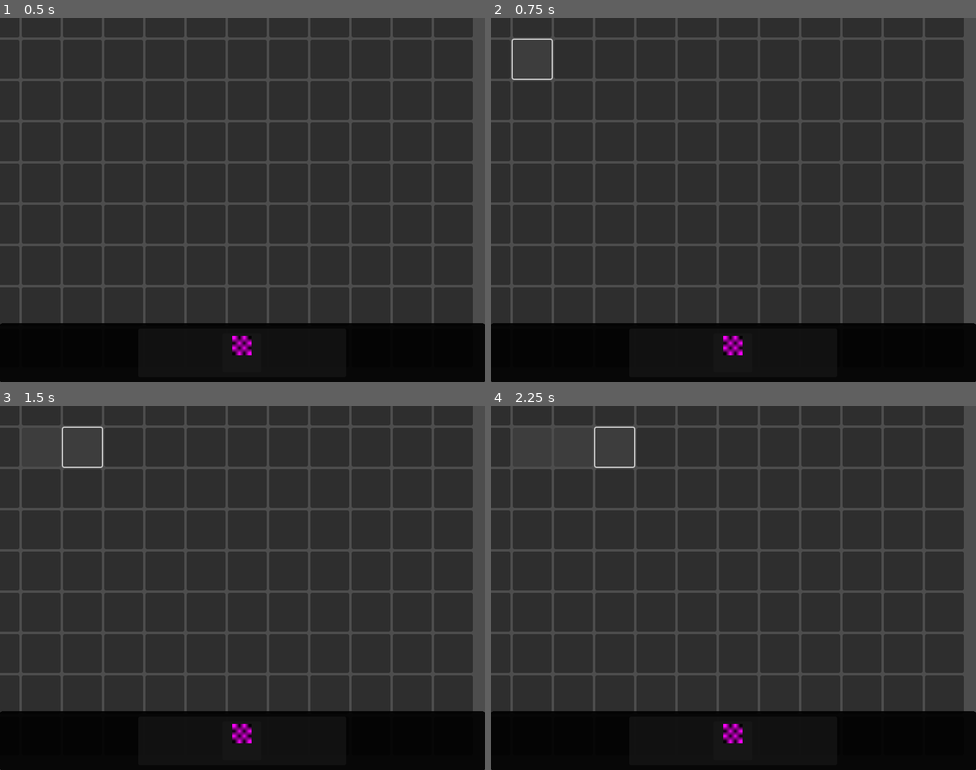
Above: before the commit, frames 1-4 (two rows, left to right).
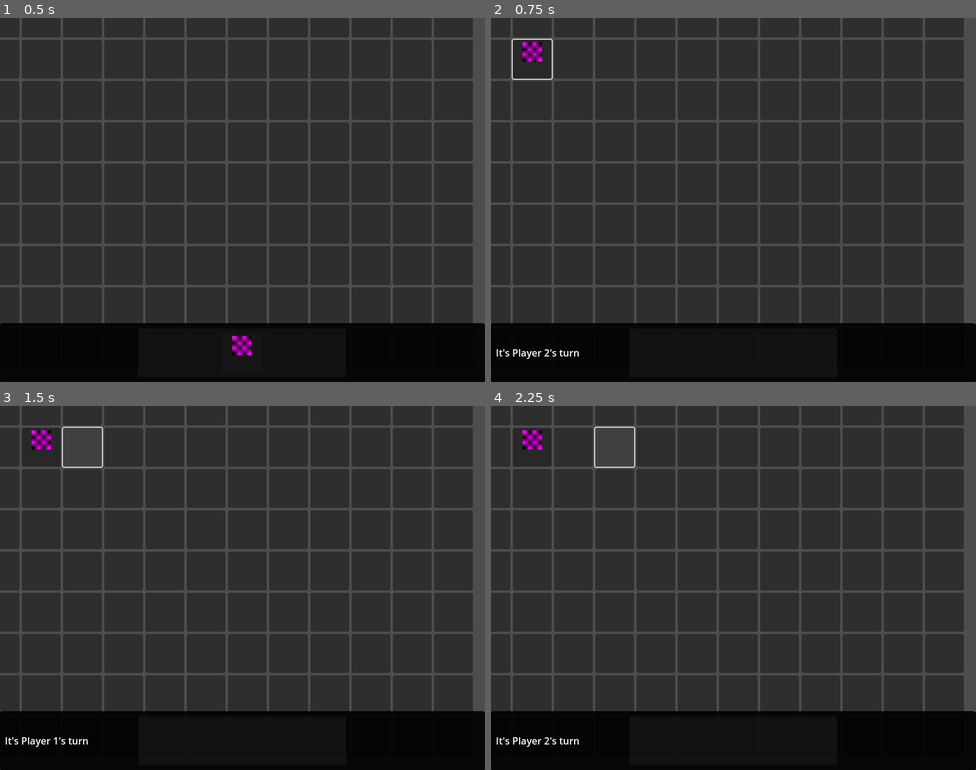
Above: after the commit, the same moments.

Repository: BrnLng/godot-bg-2511
Game: Godot game, scene res://scenes/main.tscn
The game is run twice, just before and just after one commit, with the same random seed, the same clock (stepped at 60 frames per second) and the same inputs.
Inputs (mouse positions are in pixels of both pictures, inside the frame that each line leads up to):
- Up to frame 1 (0.5 s): no input
- Up to frame 2 (0.75 s): click (529, 58) at 0.52 s
- Up to frame 3 (1.5 s): click (82, 446) at 1.27 s
- Up to frame 4 (2.25 s): click (617, 446) at 2.02 s

Frame 1 is identical in both runs. In frame 2, 0.6% of the frame differs, in the area x 1-52%, y 6-94%; in frame 3, 0.6%; in frame 4, 0.6%.
Error after the commit: Invalid assignment of property or key 'position' with value of type 'Vector2' on a base object of type 'null instance'. (res://scenes/components/base_region_sl…

Commit message:
moving succesfully between hand panel and laid tiles

Diff:
--- a/games/04_mini_carcassone.gd
+++ b/games/04_mini_carcassone.gd
@@ -4,9 +4,10 @@
 @export var game_tile_type: PackedScene
 
 @onready var grid_container = %MainGridContainer
-var tiles: Dictionary[Vector2i, GridSlotPositionedRegion] = {}
+var cells: Dictionary[Vector2i, GridSlotPositionedRegion] = {}
 
 const TILE_SIZE = Vector2(64, 64)
+
 
 func _ready():
 	super._ready()
@@ -17,6 +18,7 @@
 	first_tile.text = "test"
 	first_tile.is_active = true
 	call_deferred("to_panel_item", first_tile)
+
 
 func setup_grid():
 	if not game_tile_type:
@@ -41,29 +43,31 @@
 			var index = Vector2i(i, j)
 			# TODO if needed: tile.position = Vector2(i * TILE_SIZE.x, j * TILE_SIZE.y)  # autotiled because Control
 			tile_cell.region_index = index
-			tile_cell.on_clicked.connect(_on_tile_clicked)
+			tile_cell.on_clicked.connect(_on_cell_clicked)
 			tile_cell.text = str(index)
-			tiles[index] = tile_cell
+			cells[index] = tile_cell
 			grid_container.add_child(tile_cell)
 
-func _on_tile_clicked(index: Vector2i):
-	if is_game_over or tiles[index].player_owner != PlayerRef.NONE \
-		or index not in tiles.keys():  # or not index BUGS @ 0,0
+
+func _on_cell_clicked(index: Vector2i):
+	if is_game_over or cells[index].player_owner != PlayerRef.NONE \
+		or index not in cells.keys():  # or not index BUGS @ 0,0
 		print("Invalid move")
 		return
 
-	tiles[index].player_owner = current_player
-	match tiles[index].player_owner:
-		PlayerRef.PLAYER_1:
-			#tiles[index].text = "x"
-			tiles[index].pivot_offset = Vector2(32, 32)
-			tiles[index].rotation_degrees = 270
-			tiles[index].disabled = true
-		PlayerRef.PLAYER_2:
-			#tiles[index].text = "o"
-			tiles[index].pivot_offset = Vector2(32, 32)
-			tiles[index].rotation_degrees = 90
-			tiles[index].disabled = true
+	cells[index].player_owner = current_player
+	cells[index].place_component(get_panel_item())
+	# match cells[index].player_owner:
+	# 	PlayerRef.PLAYER_1:
+	# 		#tiles[index].text = "x"
+	# 		cells[index].pivot_offset = Vector2(32, 32)
+	# 		cells[index].rotation_degrees = 270
+	# 		cells[index].disabled = true
+	# 	PlayerRef.PLAYER_2:
+	# 		#tiles[index].text = "o"
+	# 		cells[index].pivot_offset = Vector2(32, 32)
+	# 		cells[index].rotation_degrees = 90
+	# 		cells[index].disabled = true
 
 	if check_winner():
 		is_game_over = true
@@ -75,25 +79,26 @@
 	else:
 		TurnManager.pass_next()
 
+
 func check_winner() -> bool:
 	return false
 
+
 func is_board_full() -> bool:
-	for tile_index in tiles.keys():
-		if tiles[tile_index].player_owner == PlayerRef.NONE:
+	for tile_index in cells.keys():
+		if cells[tile_index].player_owner == PlayerRef.NONE:
 			return false
 	return true
 
-func _on_turn_passed() -> void:
-	current_player = PlayerRef.PLAYER_2 if current_player == PlayerRef.PLAYER_1 else PlayerRef.PLAYER_1
 
 func disable_all_tiles():
-	for tile_index in tiles.keys():
+	for tile_index in cells.keys():
 		# if tile.player_owner == PlayerRef.NONE:
-		tiles[tile_index].disabled = true
+		cells[tile_index].disabled = true
+
 
 func reset_game():
 	super.reset_game()
 
-	for tile_index in tiles.keys():
-		tiles[tile_index]._reset_slot()
+	for tile_index in cells.keys():
+		cells[tile_index]._reset_slot()
--- a/managers/game_base.gd
+++ b/managers/game_base.gd
@@ -18,6 +18,8 @@
 var best_of_threshold: int = 3
 var best_of_taken: bool = false
 
+var _plugged_hud: CanvasLayer
+
 # TODO: implement later:
 # var players_types: Vector2  # x = Human players, y = Computer
 # var players: Array[int]
@@ -29,6 +31,11 @@
 func _ready() -> void:
 	# TODO: add randomize() some time later with fixed seed option
 	_initialize_base_game()
+
+
+func plug(where:String, what:Variant) -> void:
+	if where == "hud":
+		_plugged_hud = what
 
 
 func _initialize_base_game() -> void:
@@ -121,6 +128,12 @@
 	_to_panel_item.emit(item)
 
 
+func get_panel_item() -> Node:
+	if not _plugged_hud:
+		return
+	return _plugged_hud.get_hud_panel_node()
+
+
 ## Determine high score to calculate the current "best of" series.
 # TODO: Debug counters (sometimes it counts correctly, not always)
 func get_game_round_best_of(score_a, score_b) -> String:
--- a/managers/hud.gd
+++ b/managers/hud.gd
@@ -21,3 +21,9 @@
 	Utils.remove_all_children(mid_panel)
 	mid_panel.add_child(item)
 	print("added item to panel: " + str(item))
+
+
+func get_hud_panel_node() -> Node:
+	var c = mid_panel.get_child(0)
+	mid_panel.remove_child(c)
+	return c
--- a/scenes/components/base_component.gd
+++ b/scenes/components/base_component.gd
@@ -3,8 +3,8 @@
 
 signal is_clicked(index: int)
 
-enum Rotation { ROT_0 = 0, ROT_90 = 90, ROT_180 = 180, ROT_270 = 270 }
-enum RotationDir { ROT_TOP = 0, ROT_LEFT = 270, ROT_DOWN = 180, ROT_RIGHT = 90 }
+enum RotationAngle { ROT_0 = 0, ROT_90 = 90, ROT_180 = 180, ROT_270 = 270 }
+enum RotationDirection { ROT_TOP = 0, ROT_LEFT = 270, ROT_DOWN = 180, ROT_RIGHT = 90 }
 
 var player_owner := GameBase.PlayerRef.NONE : set=set_player_owner, get=get_player_owner
 var region_index: int = -1 : set=set_region_index, get=get_region_index
@@ -37,6 +37,10 @@
 	return region_index
 
 
+func rotate(to: RotationDirection) -> void:
+	rotation_degrees = int(to)
+
+
 func reset():
 	set_player_owner(GameBase.PlayerRef.NONE)
 	disabled = false
--- a/scenes/components/component_tile_carcassone_mini.gd
+++ b/scenes/components/component_tile_carcassone_mini.gd
@@ -1,5 +1,5 @@
 class_name MiniCarcassoneTileComponent
-extends GridSlotPositionedRegion
+extends BaseComponent  # GridSlotPositionedRegion
 
 var is_double_sided : bool = false
 
@@ -24,5 +24,6 @@
 func _input(event):
 	if event.is_action_pressed("ui_accept") and is_active:  # and tile_in_hand: # Tecla 'R' / ui_rotate -> Enter
 		pivot_offset = Vector2(32, 32)
-		rotation_degrees = 270
+		rotate(RotationDirection.ROT_LEFT)
+		# rotation_degrees = 270
 		# tile_in_hand.rotate_clockwise() # Você precisará implementar isso no componente
--- a/scenes/main.gd
+++ b/scenes/main.gd
@@ -37,6 +37,7 @@
 		return
 
 	$GamePlug.add_child(_game)
+	_game.plug("hud", _hud)
 
 	_game._show_message.connect(_hud.on_hud_message_update)
 	_game._add_history.connect(_hud.on_hud_history_update)
